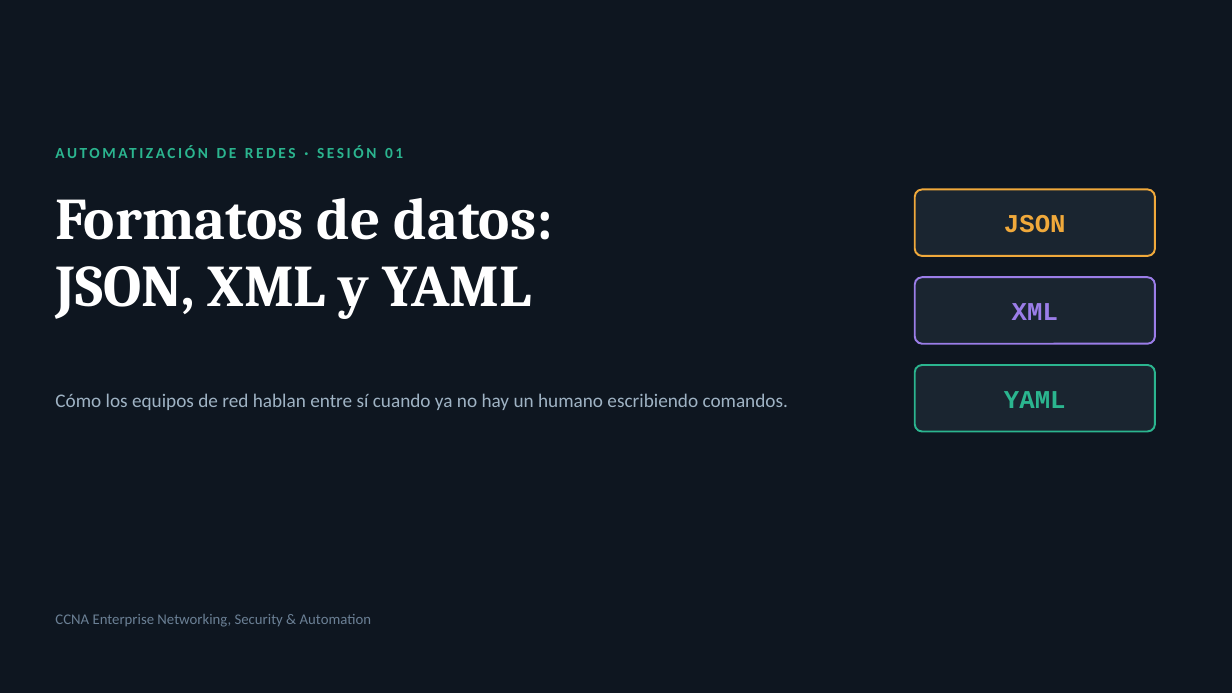
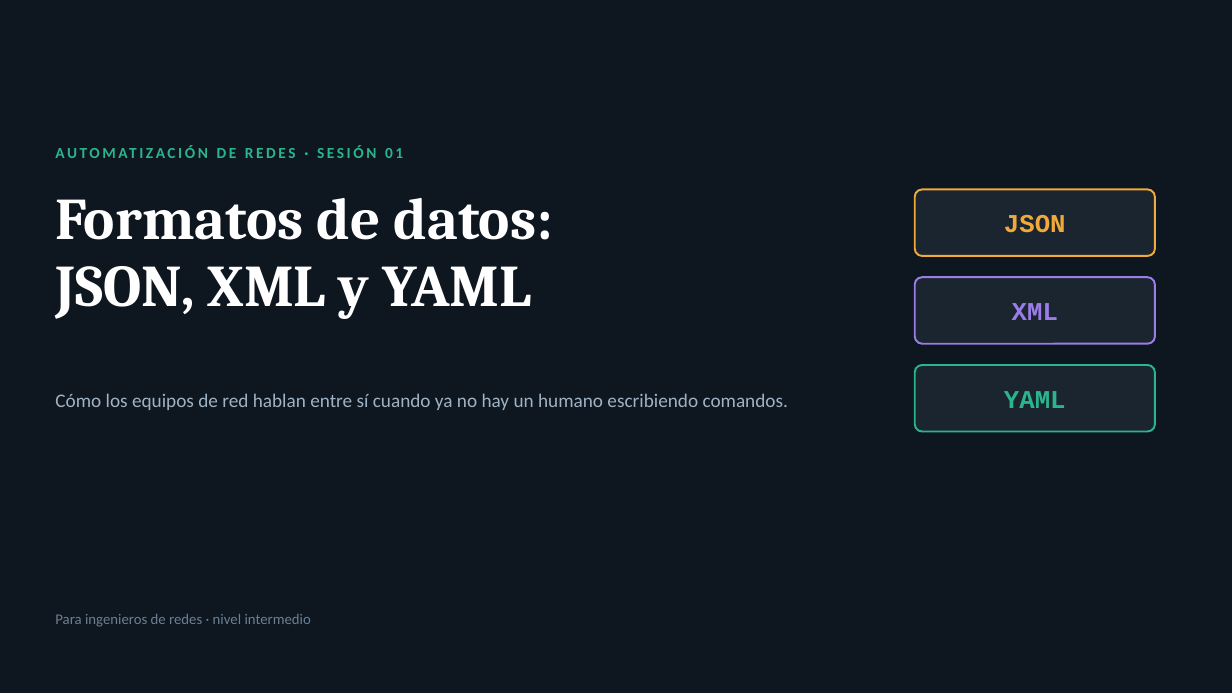
Before and after one commit to CTH-SOLUCIONES/netlab, a slide deck: slide 1 of docs/formatos-datos-automatizacion-redes.pptx. Drawn at 1232x693 pixels with LibreOffice and Linux fonts; fonts in the diff are those of the drawing. Boxes give left, top, right and bottom in pixels: in the first picture for what was removed or moved away, otherwise in the second. Text is boxed around its words. In the diff, an @@ line names an element or a change of style, - is before the commit and + after.

```diff
--- a/docs/formatos-datos-automatizacion-redes.pptx
+++ b/docs/formatos-datos-automatizacion-redes.pptx
@@ text at (x1=55, y1=614, x2=311, y2=627): text changed @@
-CCNA Enterprise Networking, Security & Automation
+Para ingenieros de redes · nivel intermedio
```
Also in this commit, not shown: 8 other slides changed, 2 other files.
